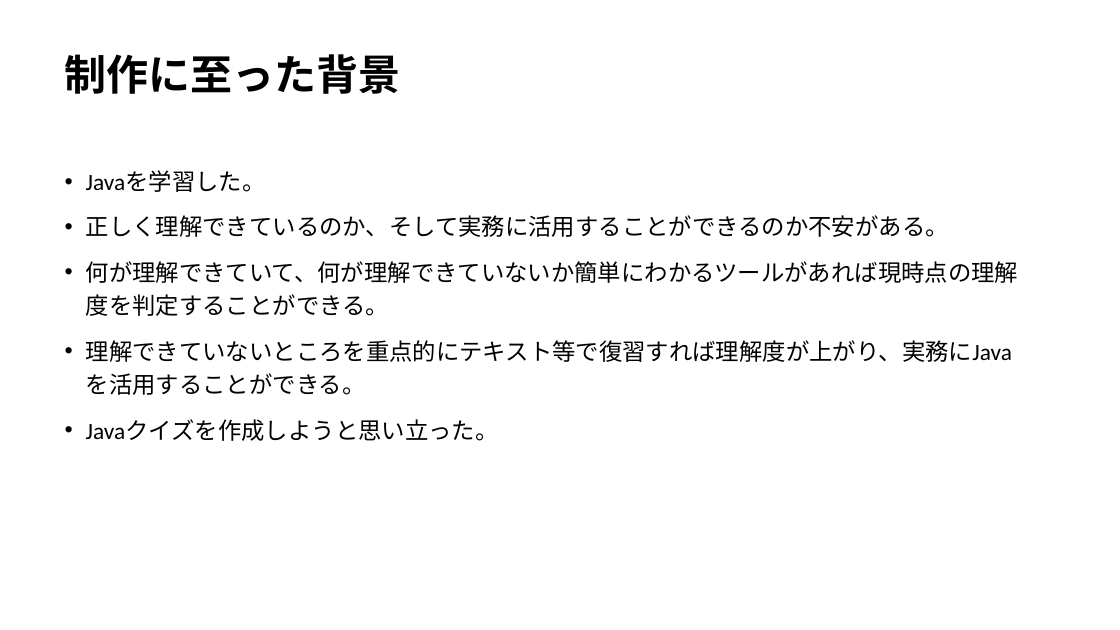
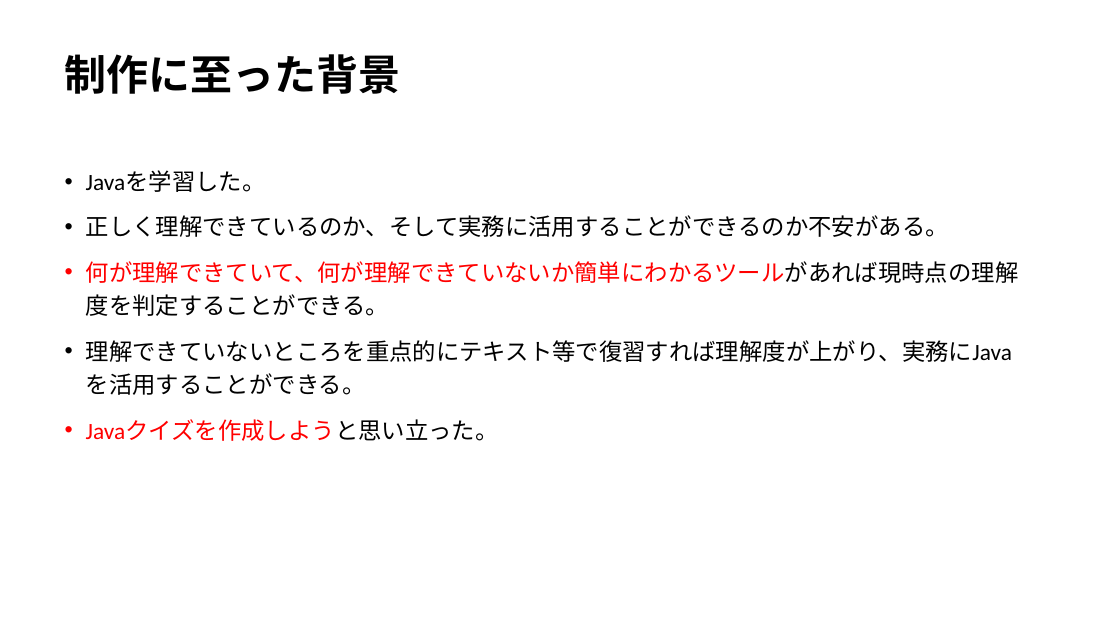
Before and after one commit to Kimoto-Toshihiko/seisaku, a slide deck: slide 2 of 卒業制作『Javaクイズ』について[20240627].pptx. Drawn at 1120x630 pixels with LibreOffice and Linux fonts; fonts in the diff are those of the drawing. Boxes give left, top, right and bottom in pixels: in the first picture for what was removed or moved away, otherwise in the second. Text is boxed around its words. In the diff, an @@ line names an element or a change of style, - is before the commit and + after.

```diff
--- a/卒業制作『Javaクイズ』について[20240627].pptx
+++ b/卒業制作『Javaクイズ』について[20240627].pptx
@@ text at (x1=86, y1=261, x2=1019, y2=441): text colour #000000 to #FF0000 in "何が理解できていて、何が理解できていないか簡単にわかるツールがあれば現時点の理解度を判定することができる。", "Javaクイズを作成しようと思い立った。" @@
```
Also in this commit, not shown: 3 other slides changed.
